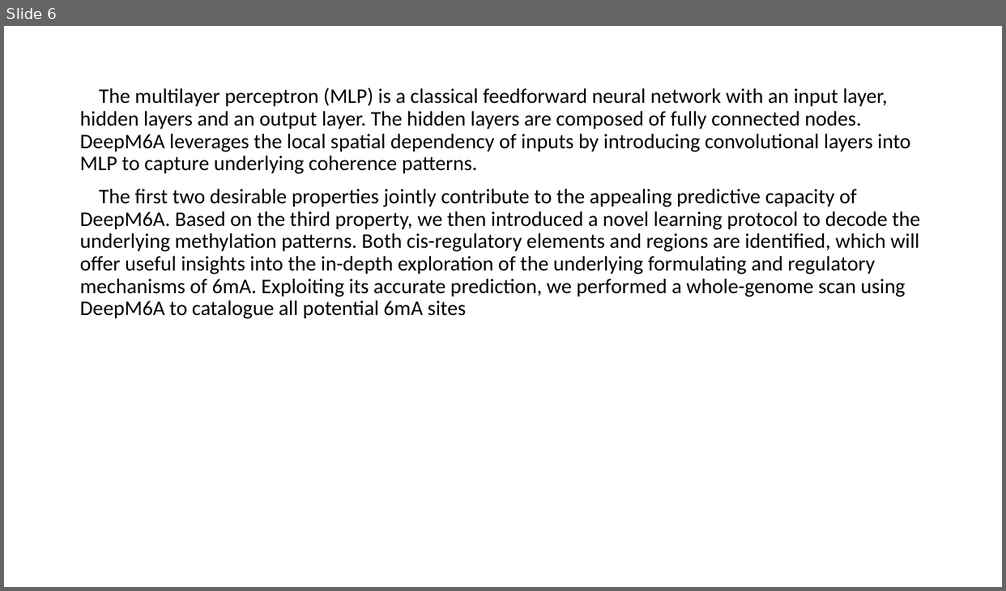
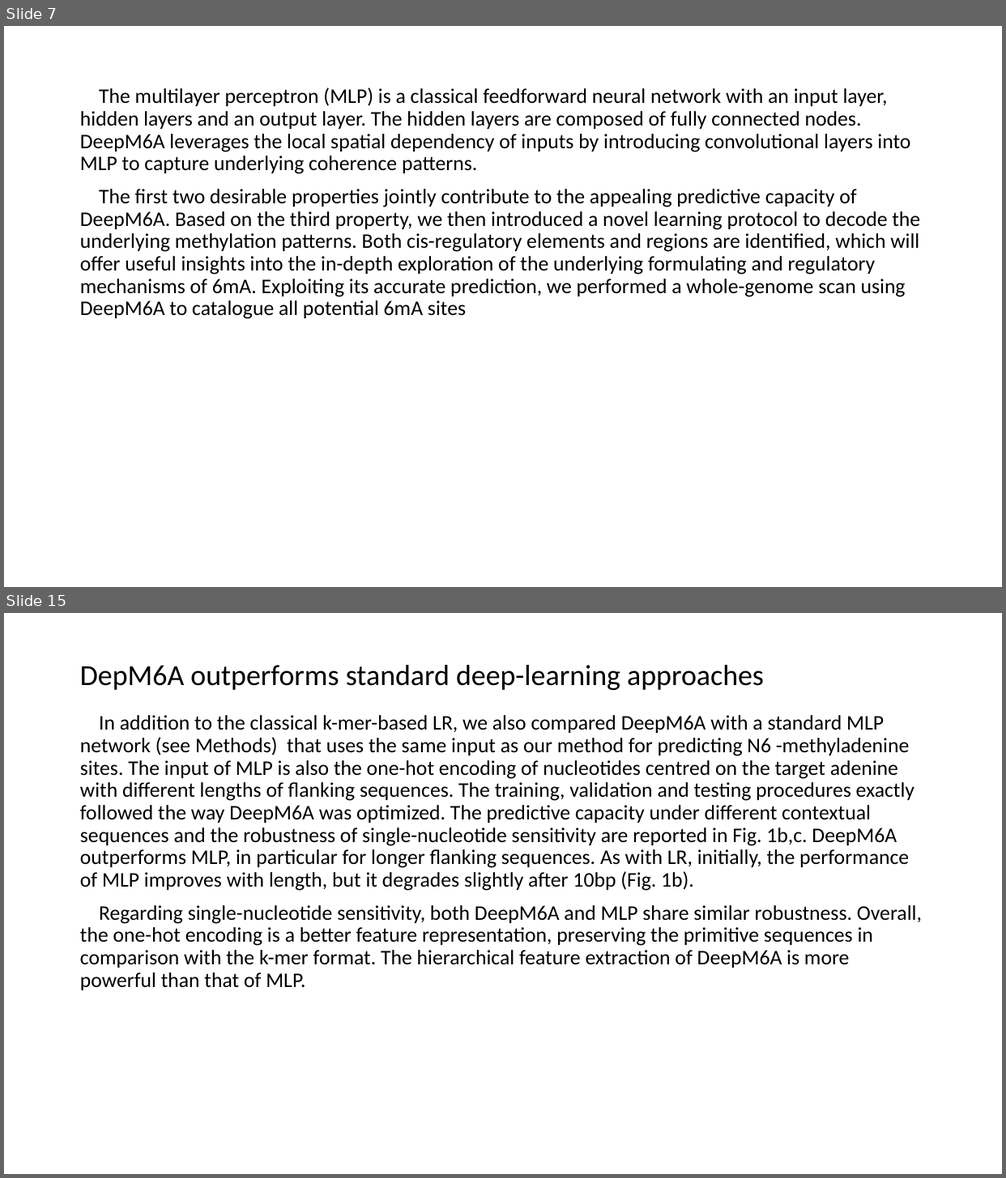
Before and after one commit to YanChengHuang/paper_implement, a slide deck: DeepM6A/presentation/DeepM6A.pptx. Shown one above the other, each under a label of ours: slide 6 before the commit, slides 7 and 15 after it; the slides between them are not shown. The pictures are 1006x591 and 1006x1178 pixels, drawn with LibreOffice and Linux fonts; fonts in the diff are those of the drawing. Boxes give left, top, right and bottom in pixels: in the first picture for what was removed or moved away, otherwise in the second. Text is boxed around its words. In the diff, an @@ line names an element or a change of style, - is before the commit and + after.

```diff
--- a/DeepM6A/presentation/DeepM6A.pptx
+++ b/DeepM6A/presentation/DeepM6A.pptx
@@ slide 15 added at bbox=[4, 613, 1002, 1174], background #FFFFFF @@
@@ title added at bbox=[80, 665, 764, 690], 28 pt, text #000000 @@
+DepM6A outperforms standard deep-learning approaches
@@ text added at bbox=[80, 715, 922, 990], 20 pt, text #000000 @@
+In addition to the classical k-mer-based LR, we also compared DeepM6A with a standard MLP network (see Methods) that uses the same input as our method for predicting N6 -methyladenine sites. The input of MLP is also the one-hot encoding of nucleotides centred on the target adenine with different lengths of flanking sequences. The training, validation and testing procedures exactly followed the way DeepM6A was optimized. The predictive capacity under different contextual sequences and the robustness of single-nucleotide sensitivity are reported in Fig. 1b,c. DeepM6A outperforms MLP, in particular for longer flanking sequences. As with LR, initially, the performance of MLP improves with length, but it degrades slightly after 10bp (Fig. 1b).
+Regarding single-nucleotide sensitivity, both DeepM6A and MLP share similar robustness. Overall, the one-hot encoding is a better feature representation, preserving the primitive sequences in comparison with the k-mer format. The hierarchical feature extraction of DeepM6A is more powerful than that of MLP.
@@ what was slide 6 is now slide 7 @@
```
Also in this commit, not shown: 5 slides changed, 17 other slides added, 5 other files.
